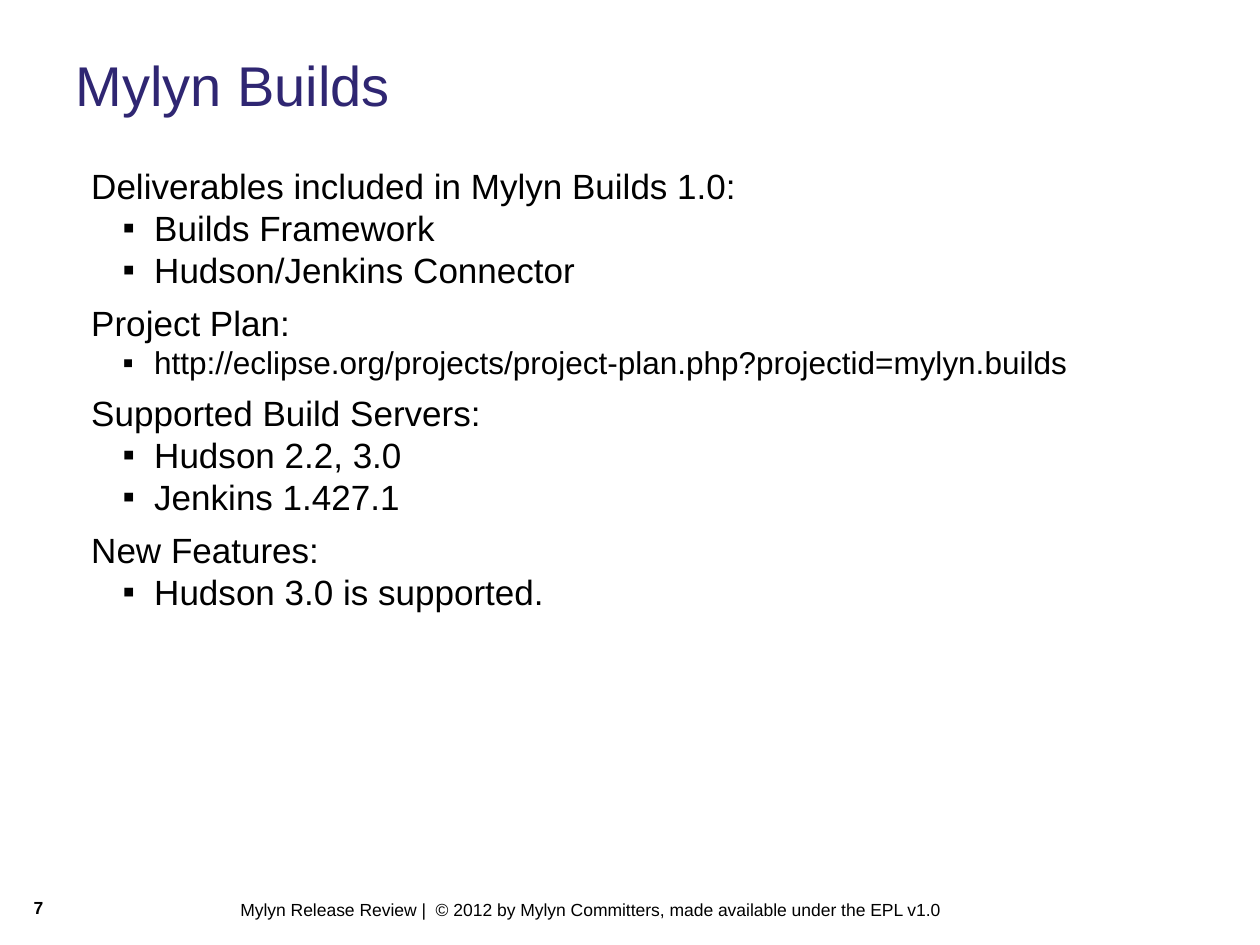
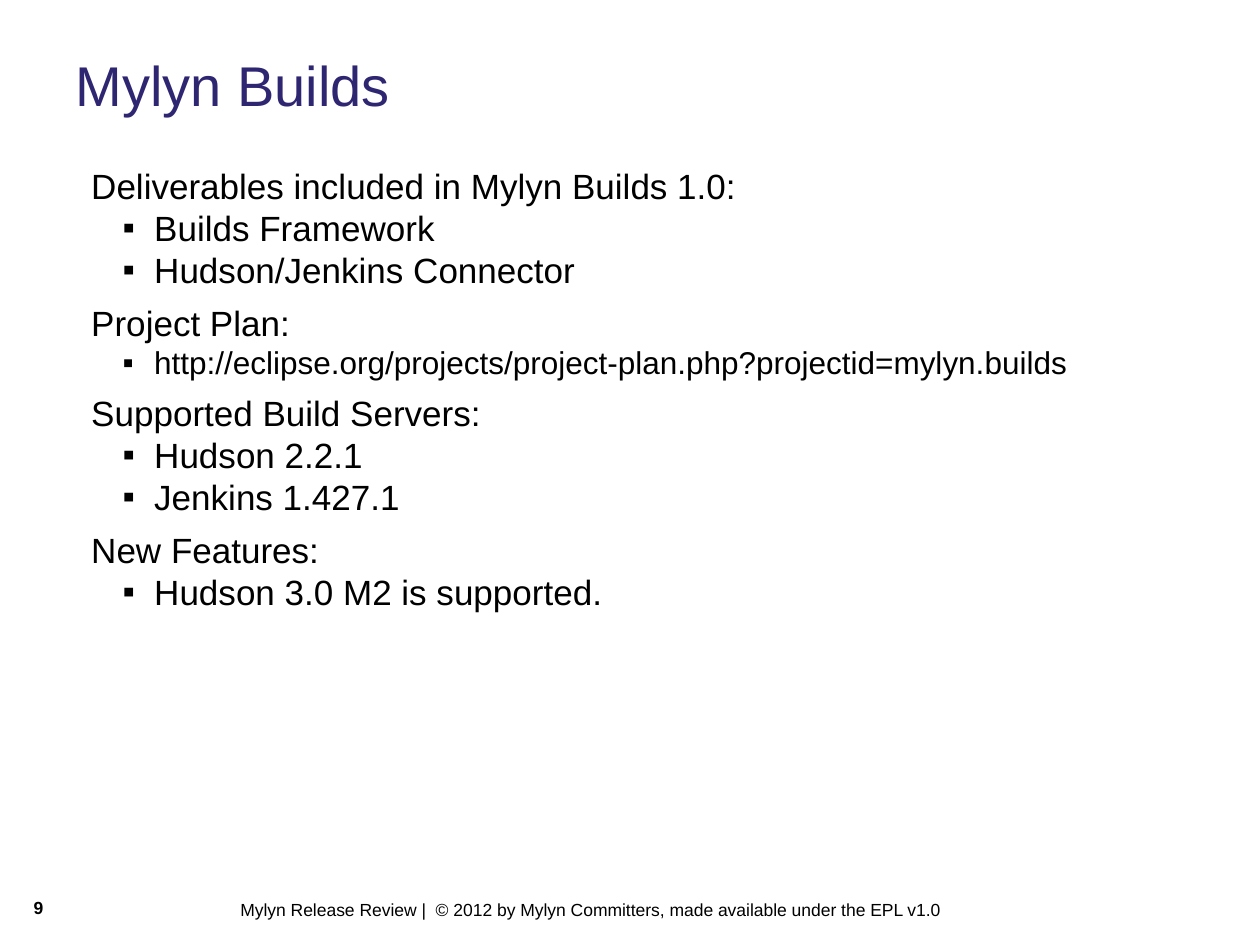
Before and after one commit to eclipse-mylyn/mylyn-website, a slide deck: slide 9 of publications/2012-06-mylyn-3.8-release-review.ppt (slide 7 before the commit). Drawn at 1260x945 pixels with LibreOffice and Linux fonts; fonts in the diff are those of the drawing; background and template pictures are left out. Boxes give left, top, right and bottom in pixels: in the first picture for what was removed or moved away, otherwise in the second. Text is boxed around its words. In the diff, an @@ line names an element or a change of style, - is before the commit and + after.

```diff
--- a/publications/2012-06-mylyn-3.8-release-review.ppt
+++ b/publications/2012-06-mylyn-3.8-release-review.ppt
@@ text at [154,442,363,469]: text changed @@
-  ▪ Hudson 2.2, 3.0
+  ▪ Hudson 2.2.1
@@ text at [154,579,602,612]: text changed @@
-  ▪ Hudson 3.0 is supported.
+  ▪ Hudson 3.0 M2 is supported.
@@ page number at [34,901,44,914]: text changed @@
-7
+9
```
Also in this commit, not shown: 6 other slides changed, 2 slides added.
